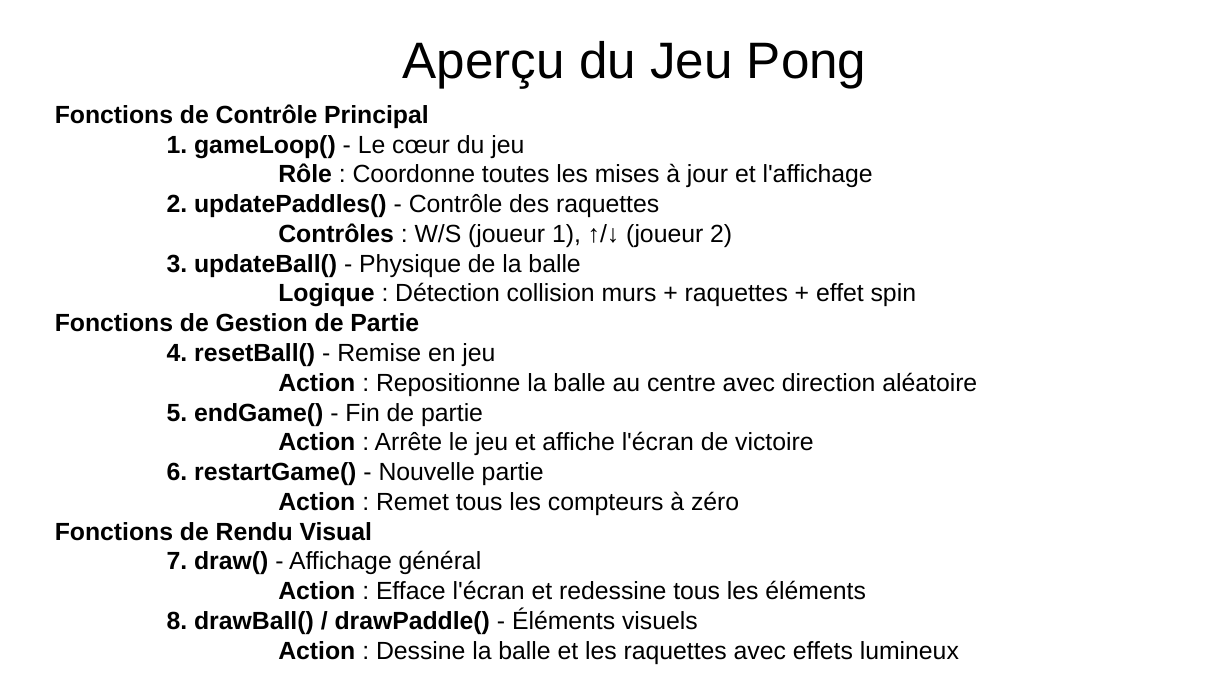
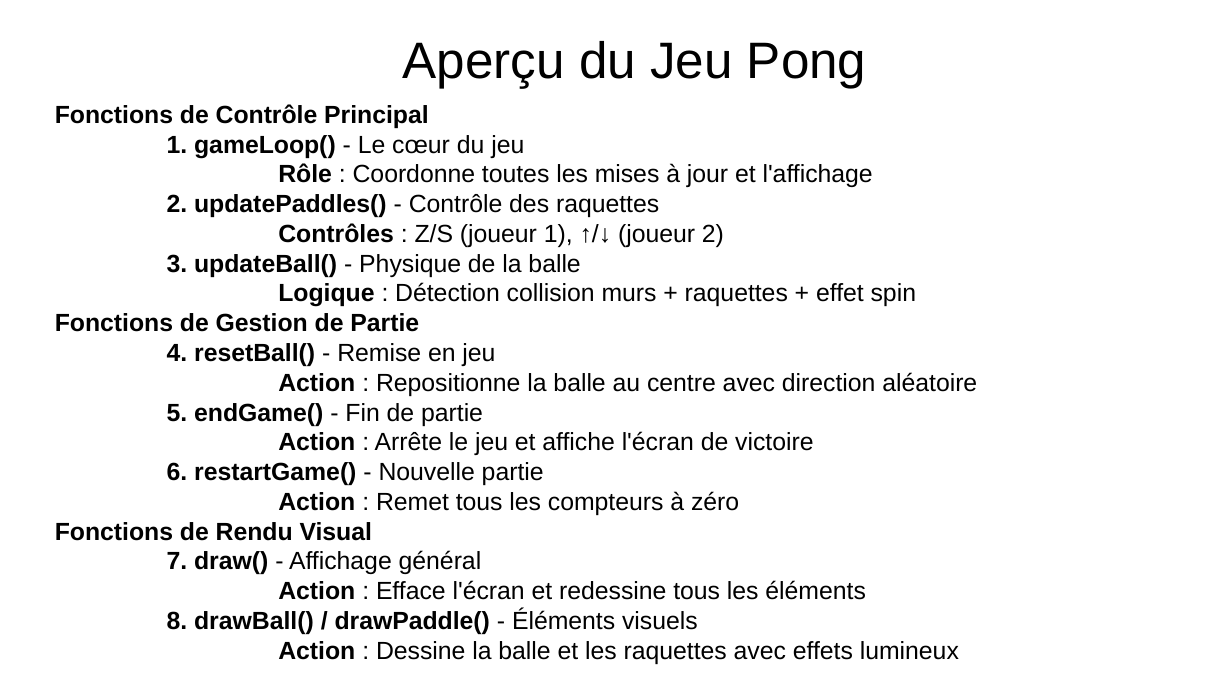
Before and after one commit to Cboukhal/projet_groupe, a slide deck: slide 6 of Document à rendre/powerpoint.odp. Drawn at 1232x693 pixels with LibreOffice and Linux fonts; fonts in the diff are those of the drawing; background and template pictures are left out. Boxes give left, top, right and bottom in pixels: in the first picture for what was removed or moved away, otherwise in the second. Text is boxed around its words. In the diff, an @@ line names an element or a change of style, - is before the commit and + after.

Commit message:
Pong

```diff
--- a/Document à rendre/powerpoint.odp
+++ b/Document à rendre/powerpoint.odp
@@ text at (278,223,724,248): text changed @@
-Contrôles : W/S (joueur 1), ↑/↓ (joueur 2)
+Contrôles : Z/S (joueur 1), ↑/↓ (joueur 2)
```
